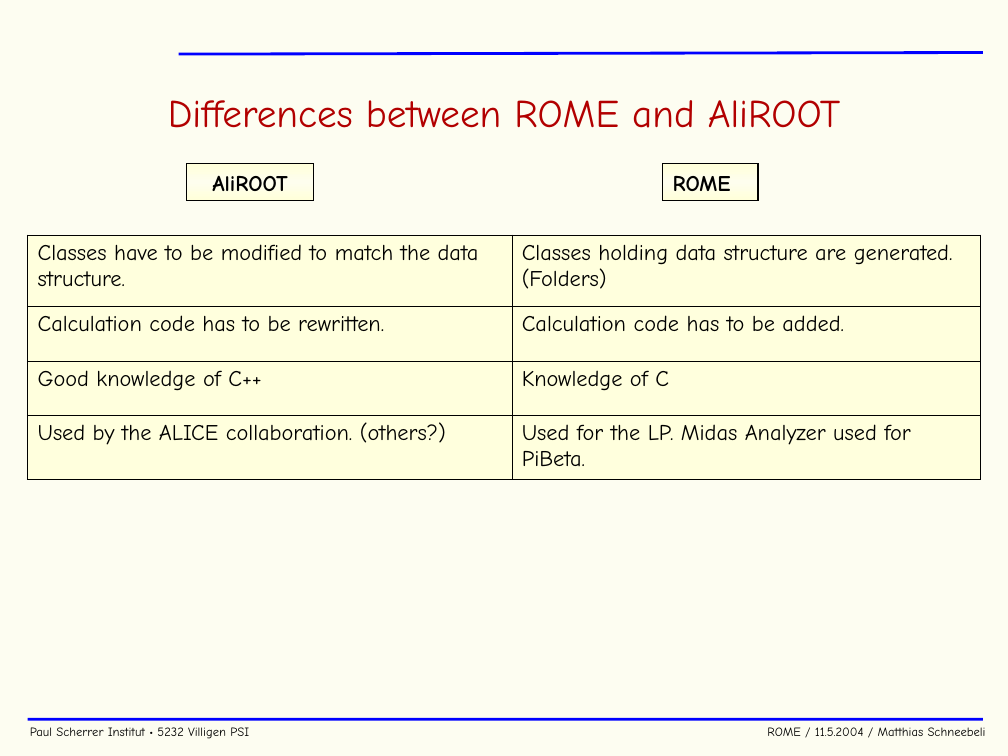
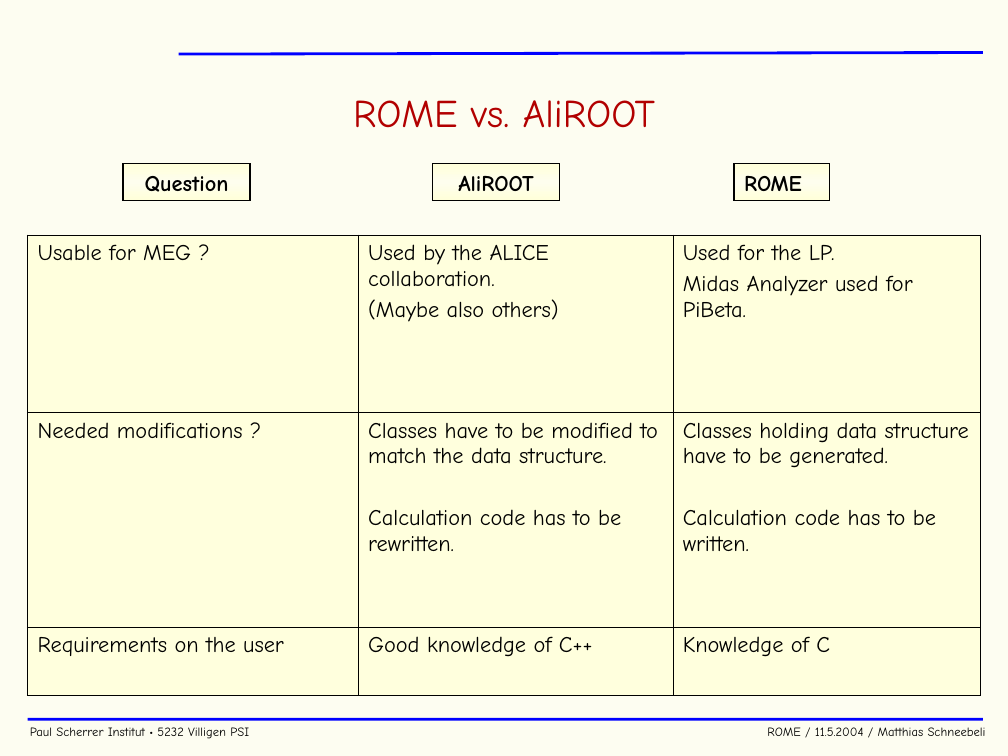
Before and after one commit to cjpl/rome, a slide deck: slide 35 of documentation/ROME.ppt (slide 33 before the commit). Drawn at 1008x756 pixels with LibreOffice and Linux fonts; fonts in the diff are those of the drawing; background and template pictures are left out. Boxes give left, top, right and bottom in pixels: in the first picture for what was removed or moved away, otherwise in the second. Text is boxed around its words. In the diff, an @@ line names an element or a change of style, - is before the commit and + after.

```diff
--- a/documentation/ROME.ppt
+++ b/documentation/ROME.ppt
@@ title at <box>353,100,655,128</box>: text changed @@
-Differences between ROME and AliROOT
+ROME vs. AliROOT
@@ rectangle added at <box>123,163,250,201</box>, fill gradient #FFFFD9 to #FEFEEE, outline #000000 0.99 pt, 16 pt, text #000000, bold @@
+Question
@@ rectangle "AliROOT": place and size @@
-rectangle "AliROOT" at <box>186,163,313,201</box>
+rectangle "AliROOT" at <box>432,163,559,201</box>
@@ rectangle "ROME": place and size @@
-rectangle "ROME" at <box>662,163,757,201</box>
+rectangle "ROME" at <box>734,163,829,201</box>
@@ table at <box>27,235,980,696</box> @@
-Classes have to be modified to match the data structure. | Classes holding data structure are generated. (Folders)
-Calculation code has to be rewritten. | Calculation code has to be added.
-Good knowledge of C++ | Knowledge of C
-Used by the ALICE collaboration. (others?) | Used for the LP. Midas Analyzer used for PiBeta.
+Usable for MEG ? | Used by the ALICE collaboration. / (Maybe also others) | Used for the LP. / Midas Analyzer used for PiBeta.
+Needed modifications ? | Classes have to be modified to match the data structure. / Calculation code has to be rewritten. | Classes holding data structure have to be generated. / Calculation code has to be written.
+Requirements on the user | Good knowledge of C++ | Knowledge of C
```
Also in this commit, not shown: 16 other slides changed, 3 slides added, 1 slide removed, 3 other files.
